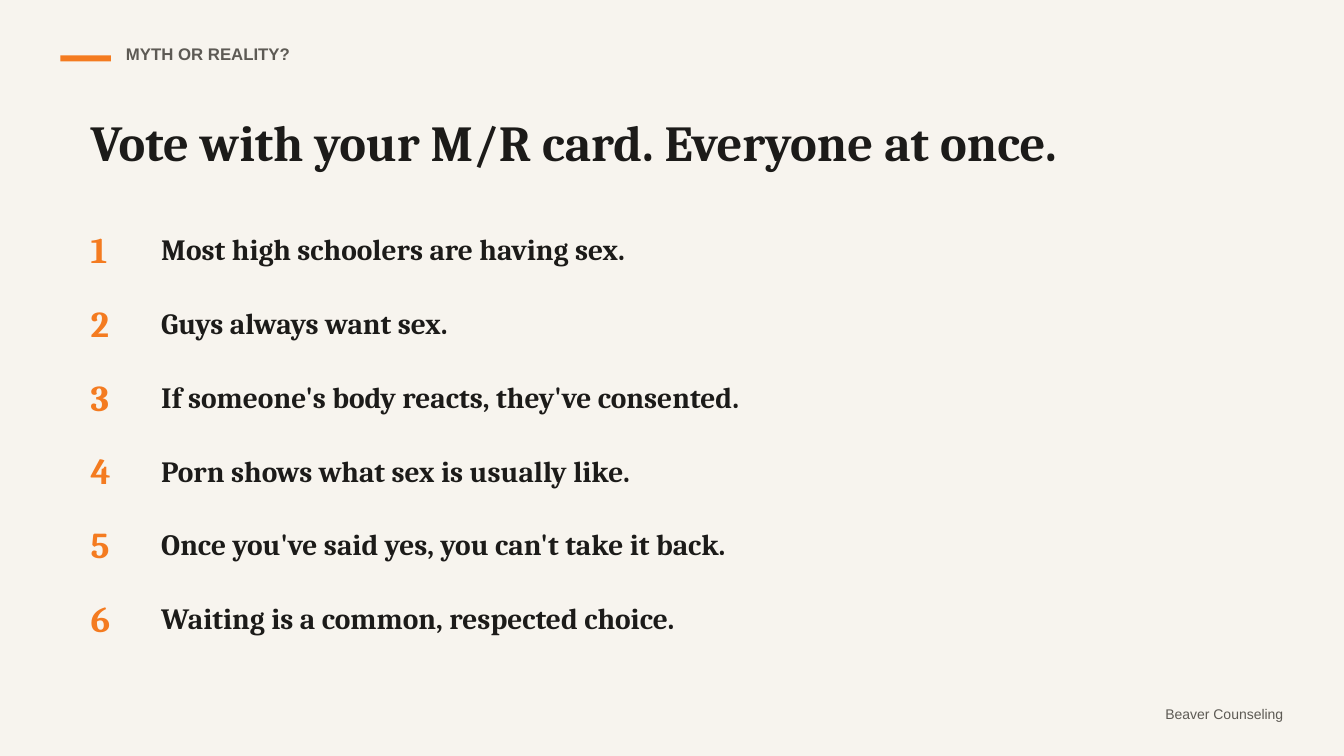
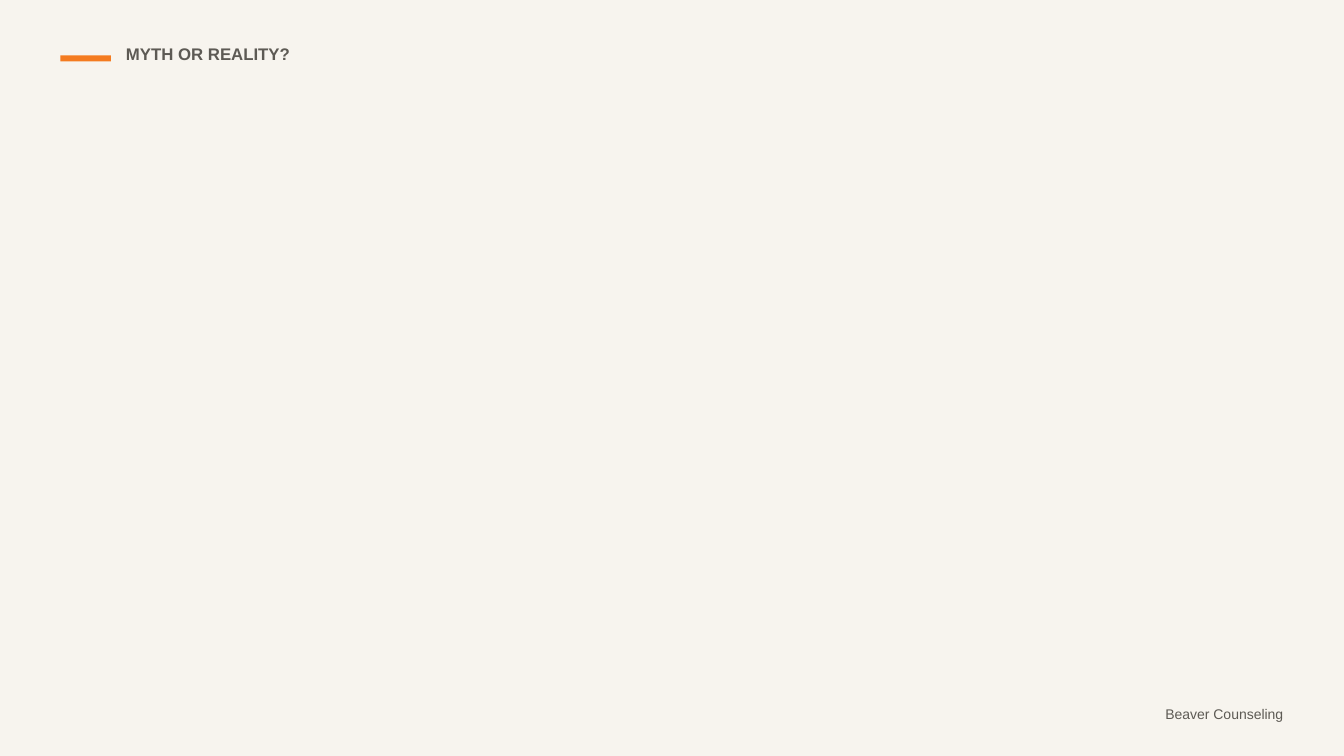
Before and after one commit to rmwtoolkit/bcds-toolkit, a slide deck: slide 6 of decks/the-real-thing-lesson-v2.pptx (slide 5 before the commit). Drawn at 1344x756 pixels with LibreOffice and Linux fonts; fonts in the diff are those of the drawing; background and template pictures are left out. Boxes give left, top, right and bottom in pixels: in the first picture for what was removed or moved away, otherwise in the second. Text is boxed around its words. In the diff, an @@ line names an element or a change of style, - is before the commit and + after.

```diff
--- a/decks/the-real-thing-lesson-v2.pptx
+++ b/decks/the-real-thing-lesson-v2.pptx
@@ text removed at box(91, 126, 1056, 172) @@
-Vote with your M/R card. Everyone at once.
@@ text removed at box(91, 238, 108, 263) @@
-1
@@ text removed at box(161, 239, 625, 266) @@
-Most high schoolers are having sex.
@@ text removed at box(91, 312, 109, 337) @@
-2
@@ text removed at box(161, 313, 448, 340) @@
-Guys always want sex.
@@ text removed at box(91, 386, 109, 412) @@
-3
@@ text removed at box(161, 387, 739, 414) @@
-If someone's body reacts, they've consented.
@@ text removed at box(91, 459, 111, 484) @@
-4
@@ text removed at box(161, 461, 630, 488) @@
-Porn shows what sex is usually like.
@@ text removed at box(91, 533, 110, 559) @@
-5
@@ text removed at box(161, 534, 725, 562) @@
-Once you've said yes, you can't take it back.
@@ text removed at box(91, 607, 111, 633) @@
-6
@@ text removed at box(161, 608, 674, 636) @@
-Waiting is a common, respected choice.
```
Also in this commit, not shown: 10 other slides changed, 13 slides added, 7 slides removed, 23 other files.
